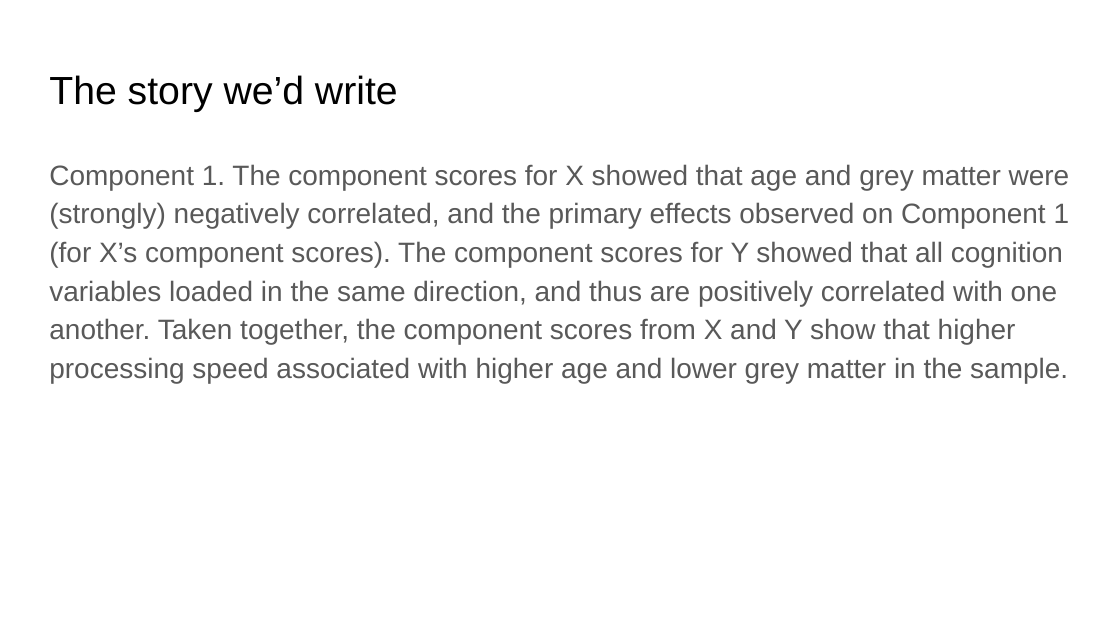
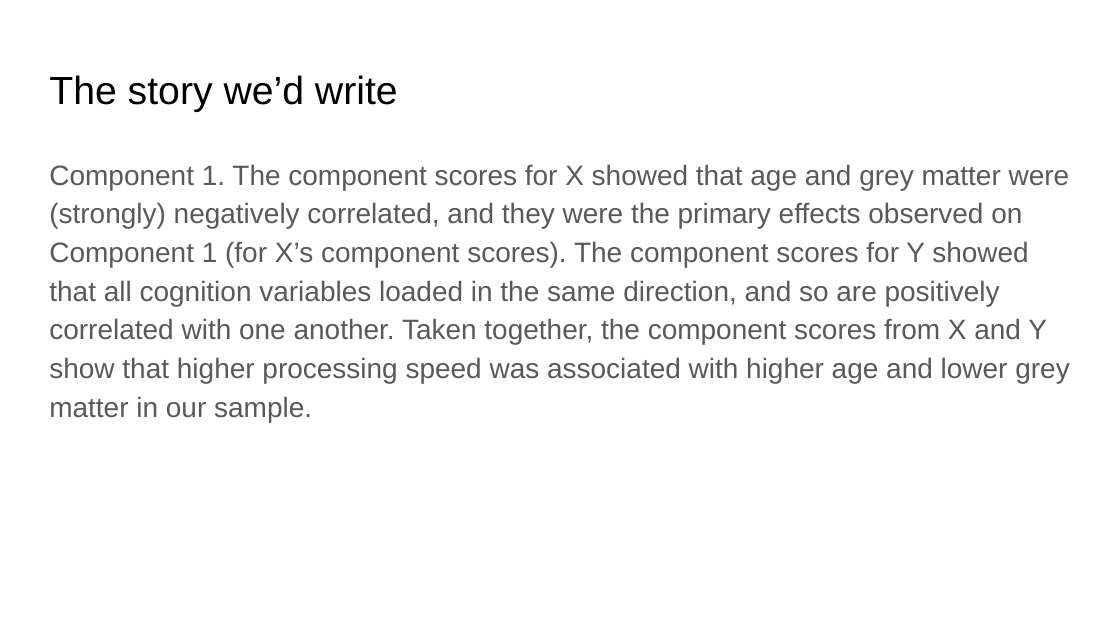
Before and after one commit to derekbeaton/Workshops, a slide deck: slide 30 of RTC/PLS/Almost everything PLS, Part 1 The Reboot.pptx (slide 31 before the commit). Drawn at 1120x630 pixels with LibreOffice and Linux fonts; fonts in the diff are those of the drawing. Boxes give left, top, right and bottom in pixels: in the first picture for what was removed or moved away, otherwise in the second. Text is boxed around its words. In the diff, an @@ line names an element or a change of style, - is before the commit and + after.

```diff
--- a/RTC/PLS/Almost everything PLS, Part 1 The Reboot.pptx
+++ b/RTC/PLS/Almost everything PLS, Part 1 The Reboot.pptx
@@ text at box(49, 164, 1070, 422): text changed @@
-Component 1. The component scores for X showed that age and grey matter were (strongly) negatively correlated, and the primary effects observed on Component 1 (for X’s component scores). The component scores for Y showed that all cognition variables loaded in the same direction, and thus are positively correlated with one another. Taken together, the component scores from X and Y show that higher processing speed associated with higher age and lower grey matter in the sample.
+Component 1. The component scores for X showed that age and grey matter were (strongly) negatively correlated, and they were the primary effects observed on Component 1 (for X’s component scores). The component scores for Y showed that all cognition variables loaded in the same direction, and so are positively correlated with one another. Taken together, the component scores from X and Y show that higher processing speed was associated with higher age and lower grey matter in our sample.
```
Also in this commit, not shown: 1 other slide changed, 1 slide added, 1 slide removed, 2 other files.
